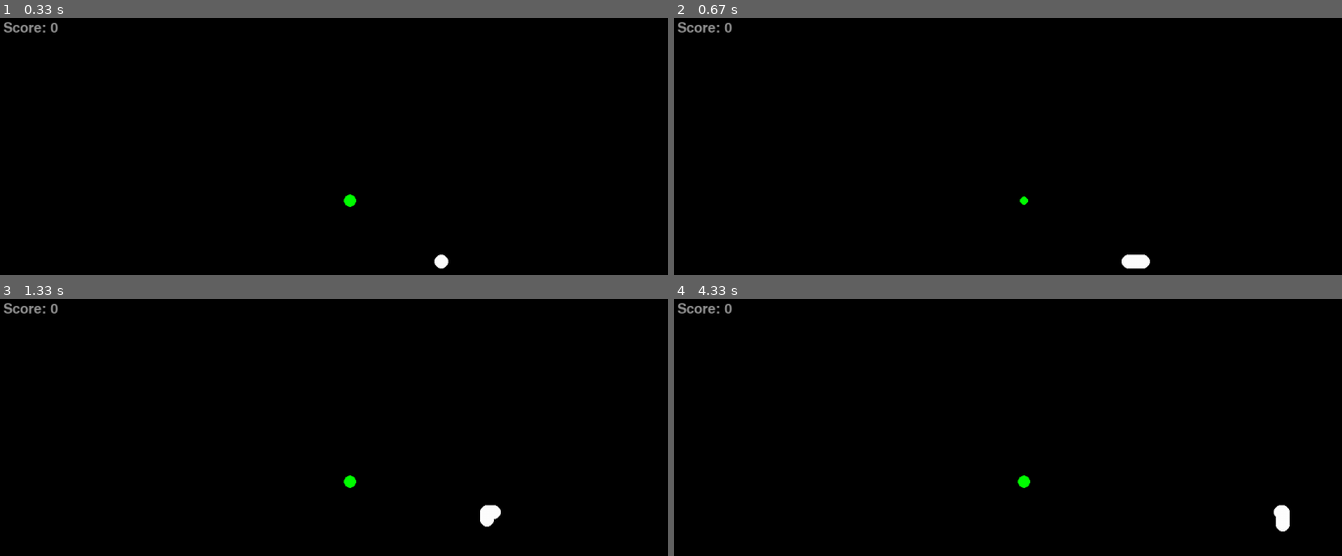
Above: before the commit, frames 1-4 (two rows, left to right).
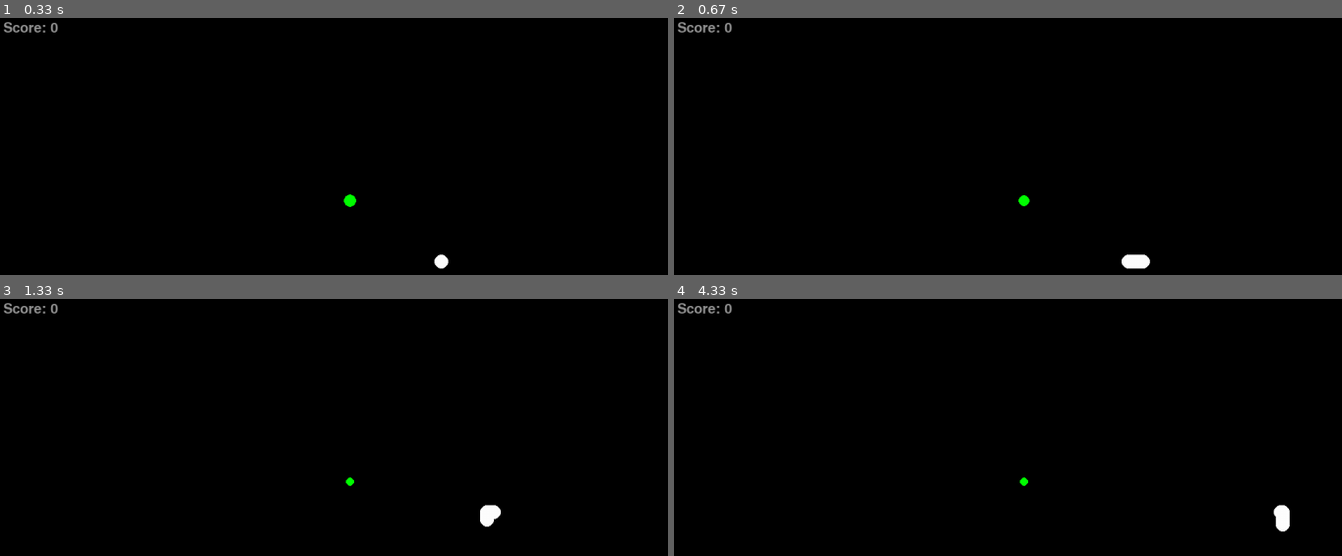
Above: after the commit, the same moments.

Repository: fredrik-andreassen/pygame-snake
Game: pygame game, started from main.py
Two runs of this game, one before a commit and one after it. Both use one fixed random seed, a clock stepped at 60 frames per second and the inputs below.
Inputs:
- Up to frame 1 (0.33 s): no input
- Up to frame 2 (0.67 s): hold Right from 0.33 s (still down)
- Up to frame 3 (1.33 s): release Right at 0.8 s; hold Up 0.83-1.13 s; hold Right from 1.17 s (still down)
- Up to frame 4 (4.33 s): release Right at 1.63 s; hold Down 2.23-2.53 s; hold Left 2.57-2.97 s; hold Up 3-3.37 s; hold Right 3.4-4.03 s; hold Down from 4.07 s (still down)

Frame 1 is identical in both runs. In frame 2, less than 0.1% of the frame differs, in the area x 51-54%, y 68-74%; in frame 3, less than 0.1%; in frame 4, less than 0.1%.

Commit message:
Tregere animasjon

Diff:
--- a/Food.py
+++ b/Food.py
@@ -26,5 +26,5 @@
 
 
     def draw(self, frame_nr: int=1) -> None:
-        r = self.radius + (math.sin(frame_nr / 20) * 1.5)
+        r = self.radius + (math.sin(frame_nr / 30) * 1.5)
         pygame.draw.circle(self.surface, self.color, self.get_pos(), r)
